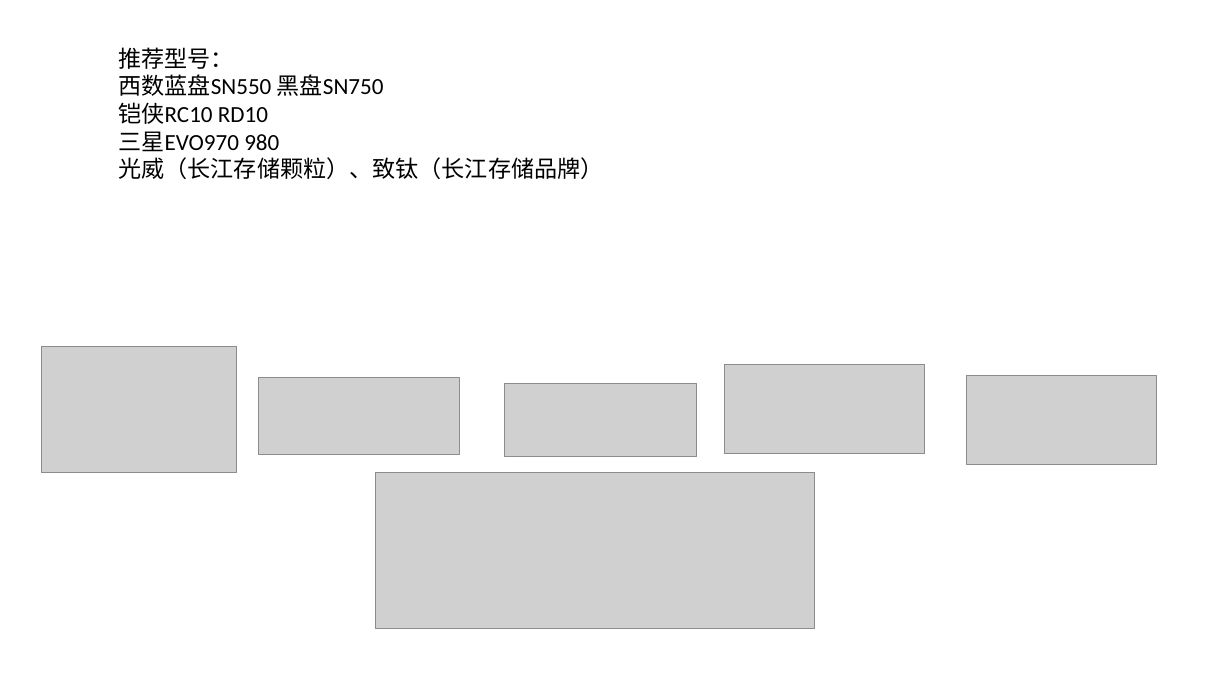
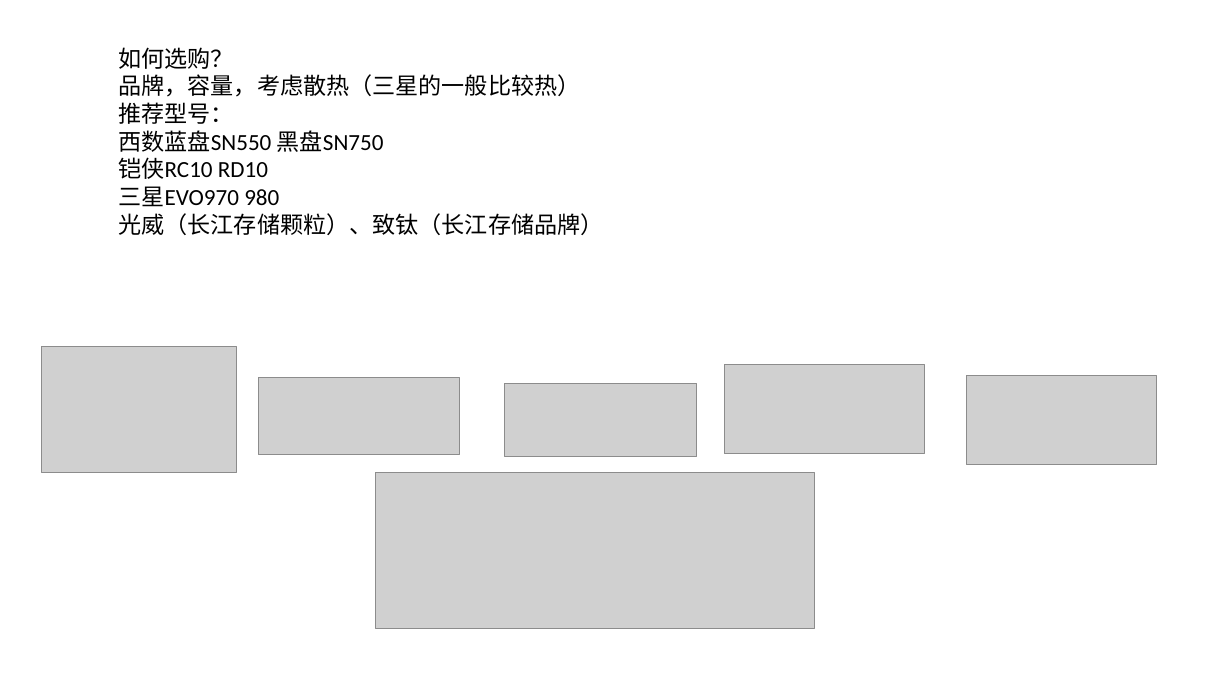
Before and after one commit to 419995258/javaTestList, a slide deck: slide 10 of src/ppt/ssd/SSD固态硬盘.pptx. Drawn at 1232x693 pixels with LibreOffice and Linux fonts; fonts in the diff are those of the drawing; grey boxes stand for pictures; background and template pictures are left out. Boxes give left, top, right and bottom in pixels: in the first picture for what was removed or moved away, otherwise in the second. Text is boxed around its words. In the diff, an @@ line names an element or a change of style, - is before the commit and + after.

```diff
--- a/src/ppt/ssd/SSD固态硬盘.pptx
+++ b/src/ppt/ssd/SSD固态硬盘.pptx
@@ text at (118, 47, 580, 97): paragraphs added @@
+如何选购？
+品牌，容量，考虑散热（三星的一般比较热）
```
Also in this commit, not shown: 1 other file.
